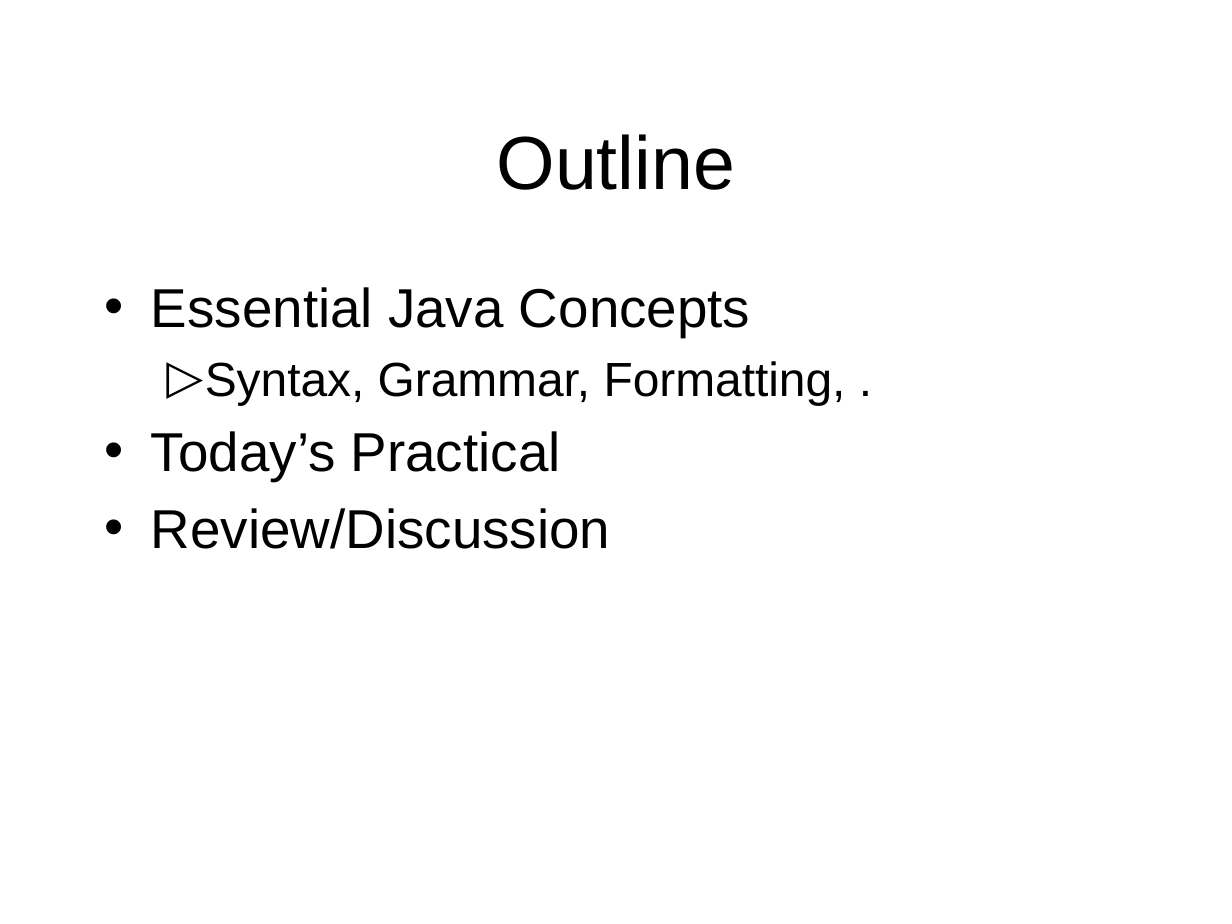
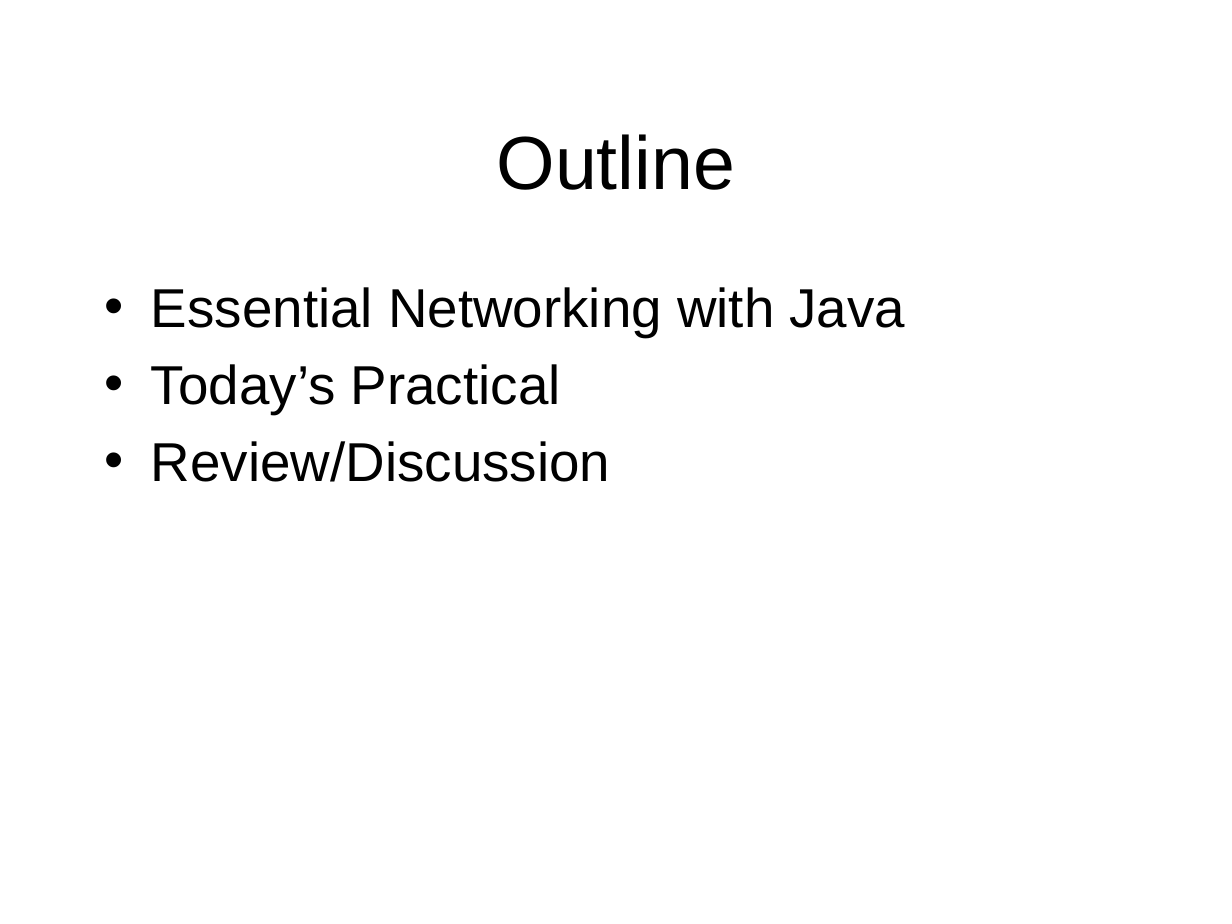
Before and after one commit to octaviordz/zjnu2017.github.io, a slide deck: slide 2 of OOP/lectures/130--Network.Programming.pptx. Drawn at 1232x924 pixels with LibreOffice and Linux fonts; fonts in the diff are those of the drawing. Boxes give left, top, right and bottom in pixels: in the first picture for what was removed or moved away, otherwise in the second. Text is boxed around its words. In the diff, an @@ line names an element or a change of style, - is before the commit and + after.

```diff
--- a/OOP/lectures/130--Network.Programming.pptx
+++ b/OOP/lectures/130--Network.Programming.pptx
@@ text at (151,287,906,337): text changed; size 28 to 32 pt @@
-• Essential Java Concepts
-  ▷ Syntax, Grammar, Formatting, .
+• Essential Networking with Java
```
Also in this commit, not shown: 2 other slides changed, 1 slide added, 44 other files.
